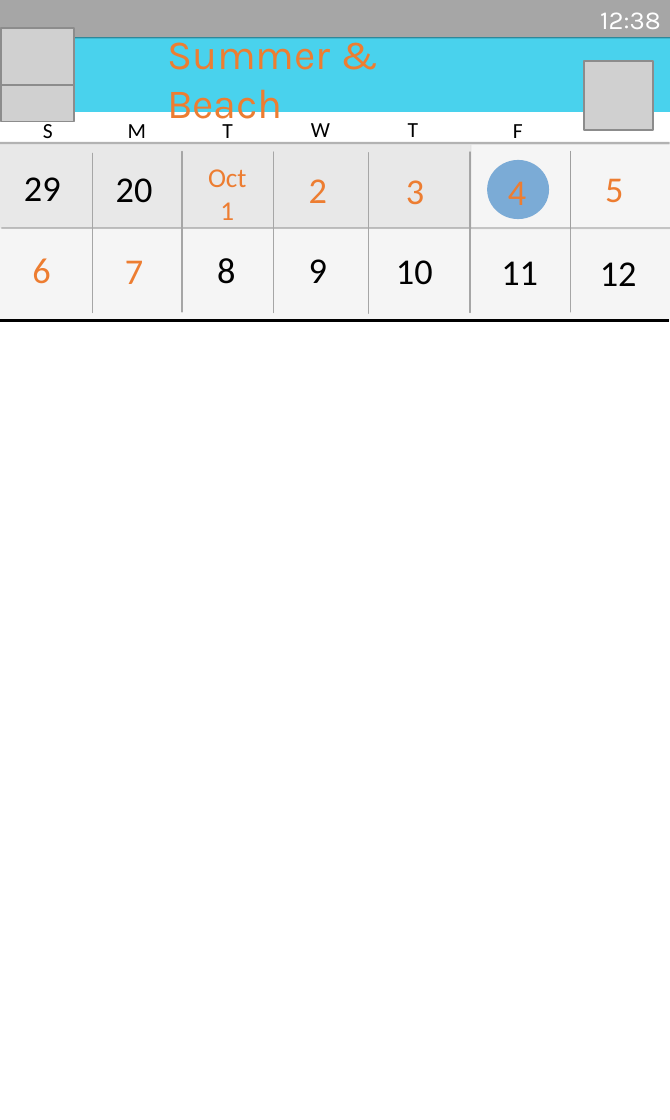
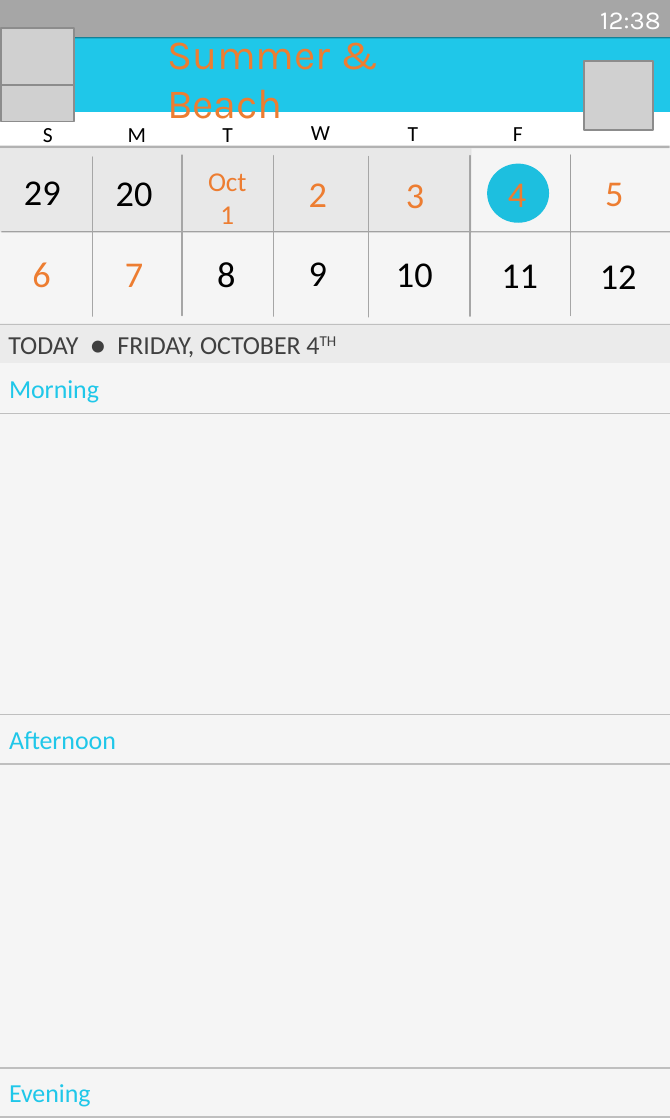
Before and after one commit to jpvarbed/LifeFitHackathon, a slide deck: slide 3 of lifefitppt.pptx. Drawn at 670x1120 pixels with LibreOffice and Linux fonts; fonts in the diff are those of the drawing; grey boxes stand for pictures. Boxes give left, top, right and bottom in pixels: in the first picture for what was removed or moved away, otherwise in the second. Text is boxed around its words. In the diff, an @@ line names an element or a change of style, - is before the commit and + after.

```diff
--- a/lifefitppt.pptx
+++ b/lifefitppt.pptx
@@ rectangle at (x1=0, y1=37, x2=670, y2=112): fill #0DC3E7 at 75% opacity to #1FC7E9 @@
@@ ellipse at (x1=487, y1=164, x2=549, y2=224): fill #81B2DF to #1FC7E9 @@
@@ 13 texts, 9 lines, 1 rectangle, 1 ellipse moved together from (x1=0, y1=108, x2=670, y2=321) to (x1=0, y1=112, x2=670, y2=325) @@
@@ line (0, 325) - (670, 325): stroke #000000 1 pt to #BFBFBF 0.5 pt @@
@@ rectangle added at (x1=0, y1=323, x2=670, y2=364), fill #262626 at 9% opacity, 10 pt, text #404040 @@
+TODAY ● FRIDAY, OCTOBER 4TH
@@ line added from (0, 364) to (670, 364), #BFBFBF 0.5 pt @@
@@ rectangle added at (x1=0, y1=364, x2=670, y2=412), fill #F5F5F5, 10 pt, text #1FC7E9 @@
+Morning
@@ rectangle added at (x1=0, y1=412, x2=670, y2=715), fill #000000 at 4% opacity @@
@@ line added from (0, 412) to (670, 412), #BFBFBF 0.5 pt @@
@@ line added from (0, 715) to (670, 715), #BFBFBF 0.5 pt @@
@@ text added at (x1=9, y1=731, x2=116, y2=749), 10 pt, text #1FC7E9 @@
+Afternoon
@@ line added from (0, 763) to (670, 763), #BFBFBF 0.5 pt @@
@@ rectangle added at (x1=0, y1=765, x2=670, y2=1068), fill #000000 at 4% opacity @@
@@ line added from (0, 1068) to (670, 1068), #BFBFBF 0.5 pt @@
@@ text added at (x1=9, y1=1084, x2=90, y2=1107), 10 pt, text #1FC7E9 @@
+Evening
@@ line added from (0, 1116) to (670, 1116), #BFBFBF 0.5 pt @@
```
Also in this commit, not shown: 2 other slides changed.
